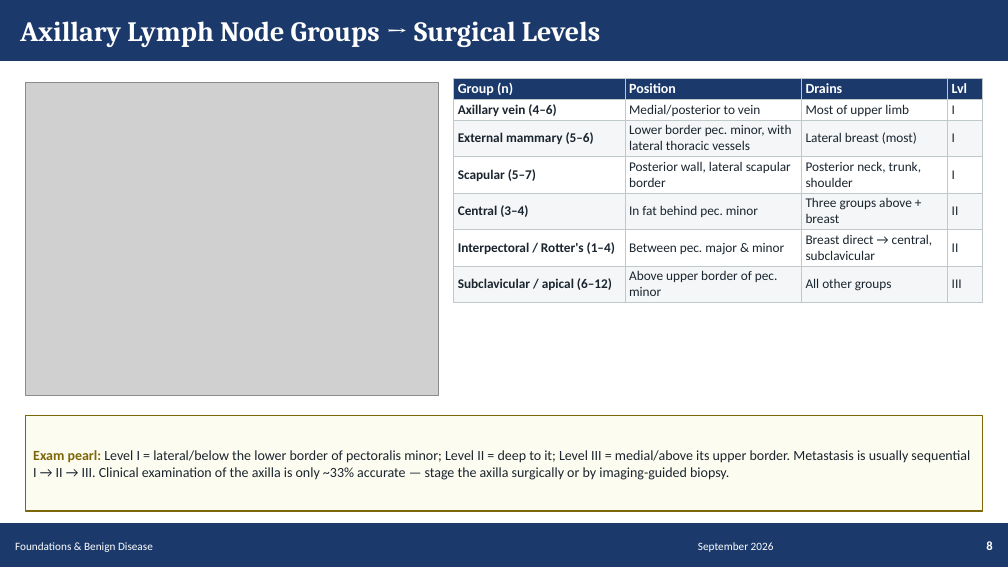
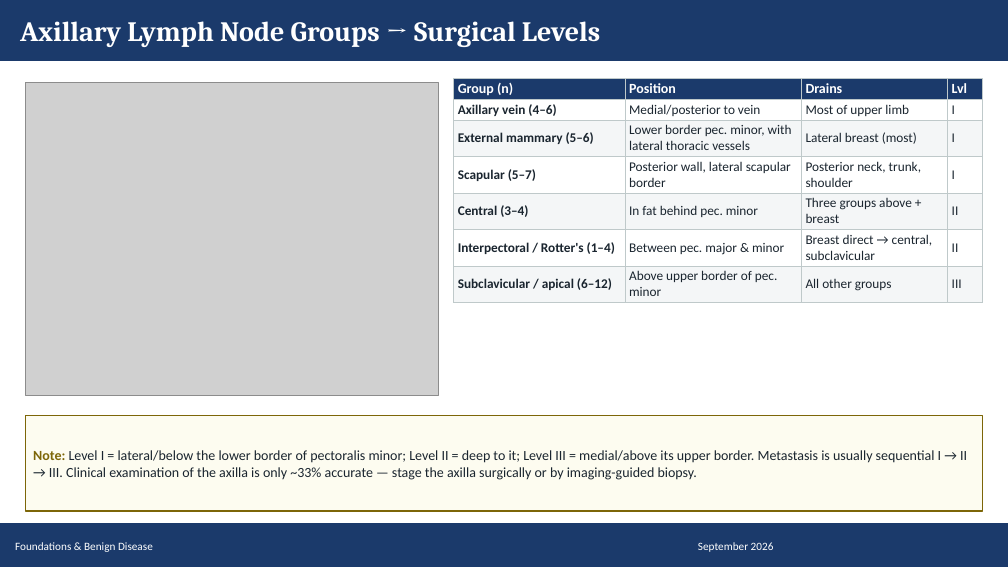
Before and after one commit to Muluamlak/Phone, a slide deck: slide 8 of BreastCancer_Management_Visual_65.pptx. Drawn at 1008x567 pixels with LibreOffice and Linux fonts; fonts in the diff are those of the drawing; grey boxes stand for pictures. Boxes give left, top, right and bottom in pixels: in the first picture for what was removed or moved away, otherwise in the second. Text is boxed around its words. In the diff, an @@ line names an element or a change of style, - is before the commit and + after.

```diff
--- a/BreastCancer_Management_Visual_65.pptx
+++ b/BreastCancer_Management_Visual_65.pptx
@@ text at bbox=[33, 450, 967, 480]: text changed @@
-Exam pearl: Level I = lateral/below the lower border of pectoralis minor; Level II = deep to it; Level III = medial/above its upper border. Metastasis is usually sequential I → II → III. Clinical examination of the axilla is only ~33% accurate — stage the axilla surgically or by imaging-guided biopsy.
+Note: Level I = lateral/below the lower border of pectoralis minor; Level II = deep to it; Level III = medial/above its upper border. Metastasis is usually sequential I → II → III. Clinical examination of the axilla is only ~33% accurate — stage the axilla surgically or by imaging-guided biopsy.
@@ text removed at bbox=[986, 541, 992, 550] @@
-8
```
Also in this commit, not shown: 64 other slides changed.
